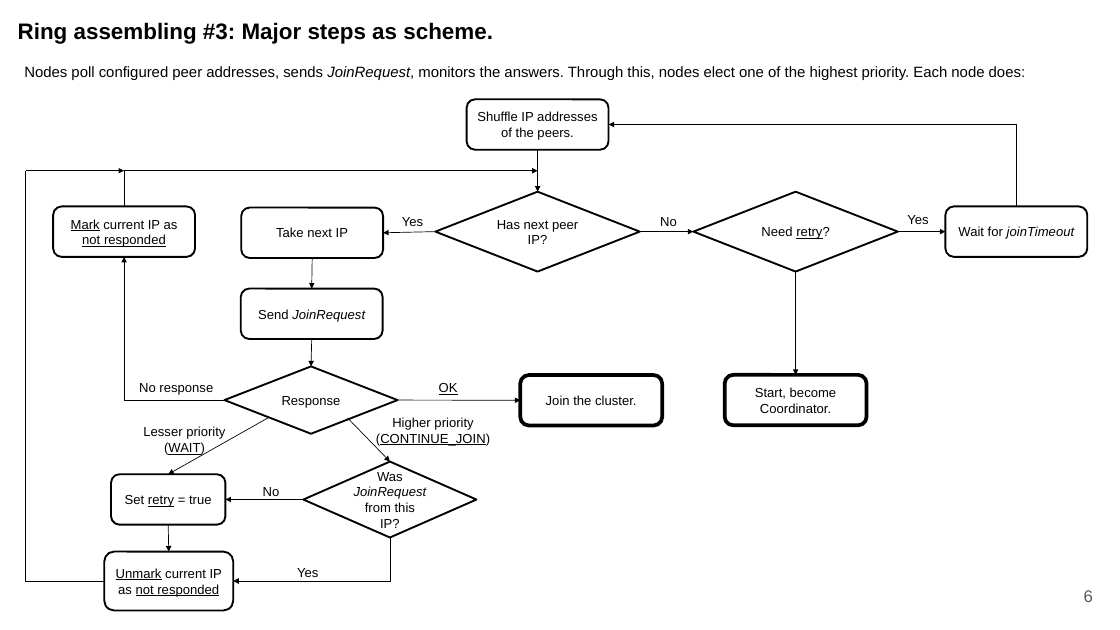
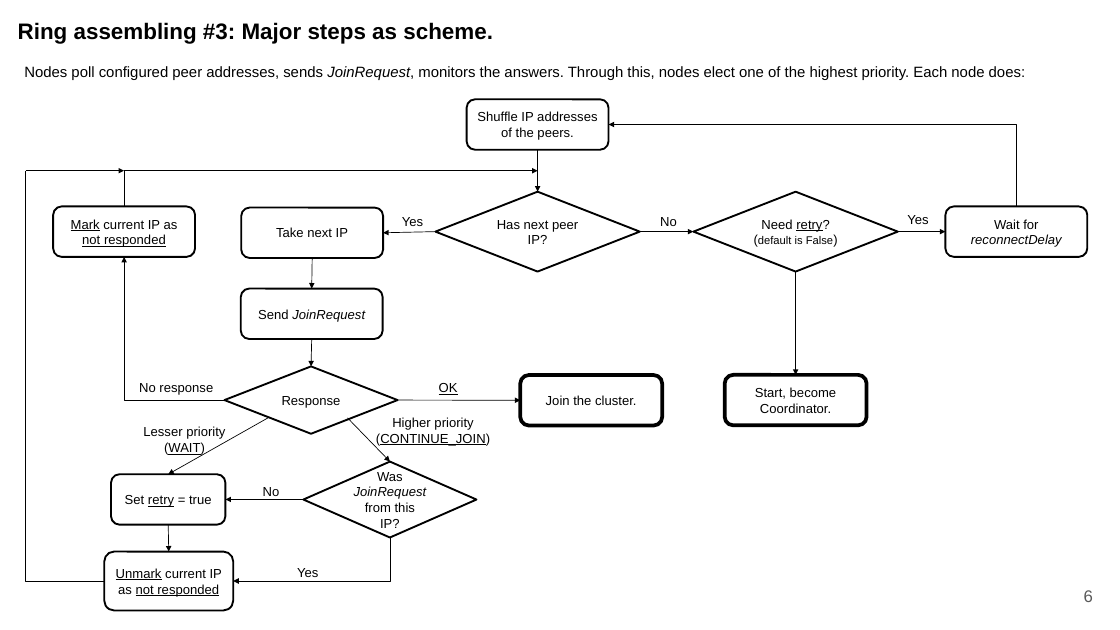
Before and after one commit to Vladsz83/doc, a slide deck: slide 7 of Discovery.pptx. Drawn at 1120x630 pixels with LibreOffice and Linux fonts; fonts in the diff are those of the drawing. Boxes give left, top, right and bottom in pixels: in the first picture for what was removed or moved away, otherwise in the second. Text is boxed around its words. In the diff, an @@ line names an element or a change of style, - is before the commit and + after.

```diff
--- a/Discovery.pptx
+++ b/Discovery.pptx
@@ text in diamond at box(758, 236, 833, 244): paragraph added @@
+(default is False)
@@ text in rounded rectangle at box(971, 219, 1062, 247): text changed @@
-Wait for joinTimeout
+Wait for reconnectDelay
```
Also in this commit, not shown: 5 other slides changed.
